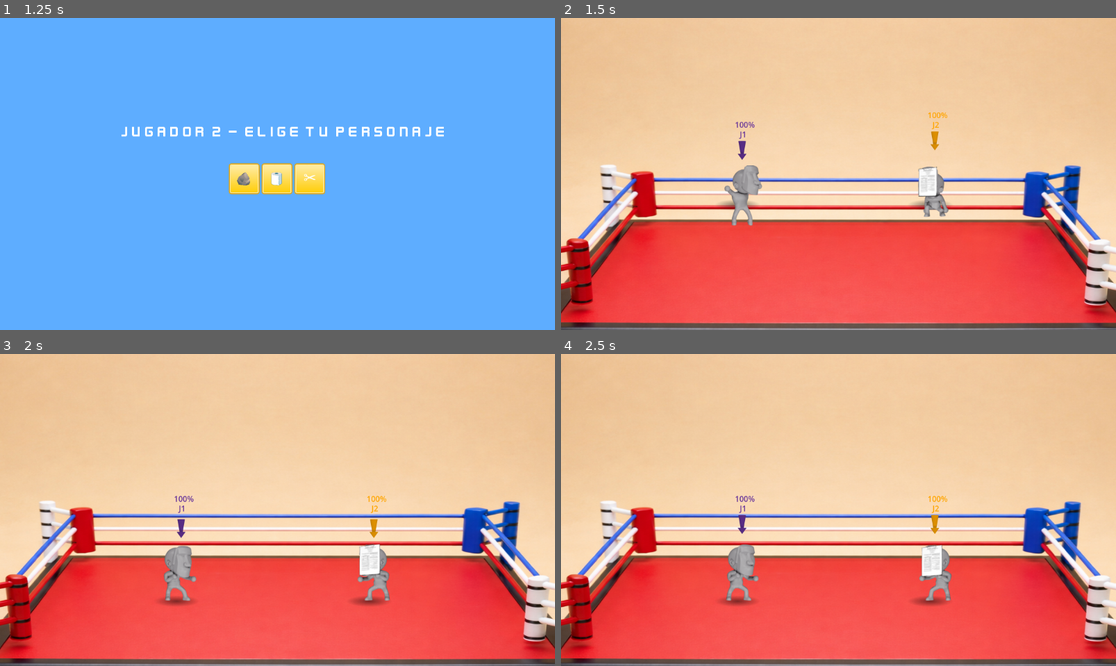
Above: before the commit, frames 1-4 (two rows, left to right).
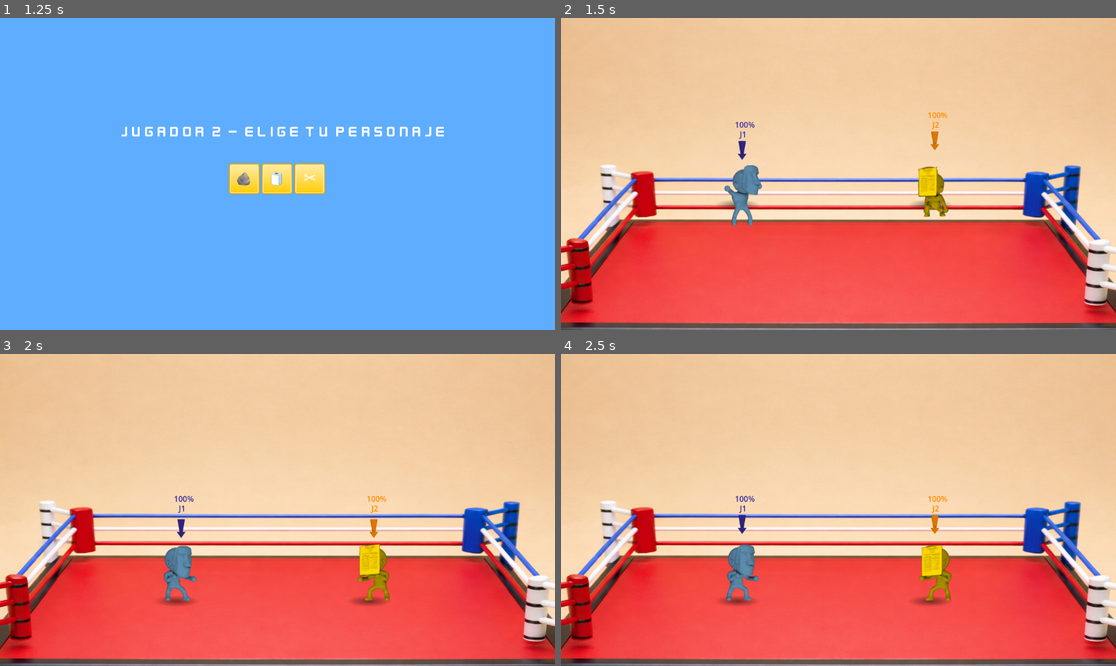
Above: after the commit, the same moments.

Repository: Pablo-Gallina/lucha
Game: Godot game, scene res://scenes/select/character_select.tscn
Two runs of this game, one before a commit and one after it. Both use one fixed random seed, a clock stepped at 60 frames per second and the inputs below.
Inputs:
- Up to frame 1 (1.25 s): click "🪨" at 0.5 s
- Up to frame 2 (1.5 s): click "🧻" at 1.25 s
- Up to frame 3 (2 s): no input
- Up to frame 4 (2.5 s): hold Right (ui_right) from 2.03 s (still down); tap Up (ui_up) at 2.27 s

Frame 1 is identical in both runs. In frame 2, 1.3% of the frame differs, in the area x 29-70%, y 30-67%; in frame 3, 1.4%, in the area x 29-71%, y 45-80%; in frame 4, 1.4%.

Commit message:
update player colors

Diff:
--- a/scenes/ring/ring.gd
+++ b/scenes/ring/ring.gd
@@ -9,6 +9,7 @@
 	var p1 = p1_scene.instantiate()
 	p1.input_prefix = "p1"
 	p1.position = Vector2(-200, 0)
+	p1.modulate = Color.LIGHT_SKY_BLUE
 	add_child(p1)
 	var ind1 = PLAYER_INDICATOR.instantiate()
 	ind1.position = Vector2(0, -90)
@@ -18,6 +19,7 @@
 	var p2 = p2_scene.instantiate()
 	p2.input_prefix = "p2"
 	p2.position = Vector2(200, 0)
+	p2.modulate = Color.GOLD
 	p2.facing_right = false
 	add_child(p2)
 	var ind2 = PLAYER_INDICATOR.instantiate()
